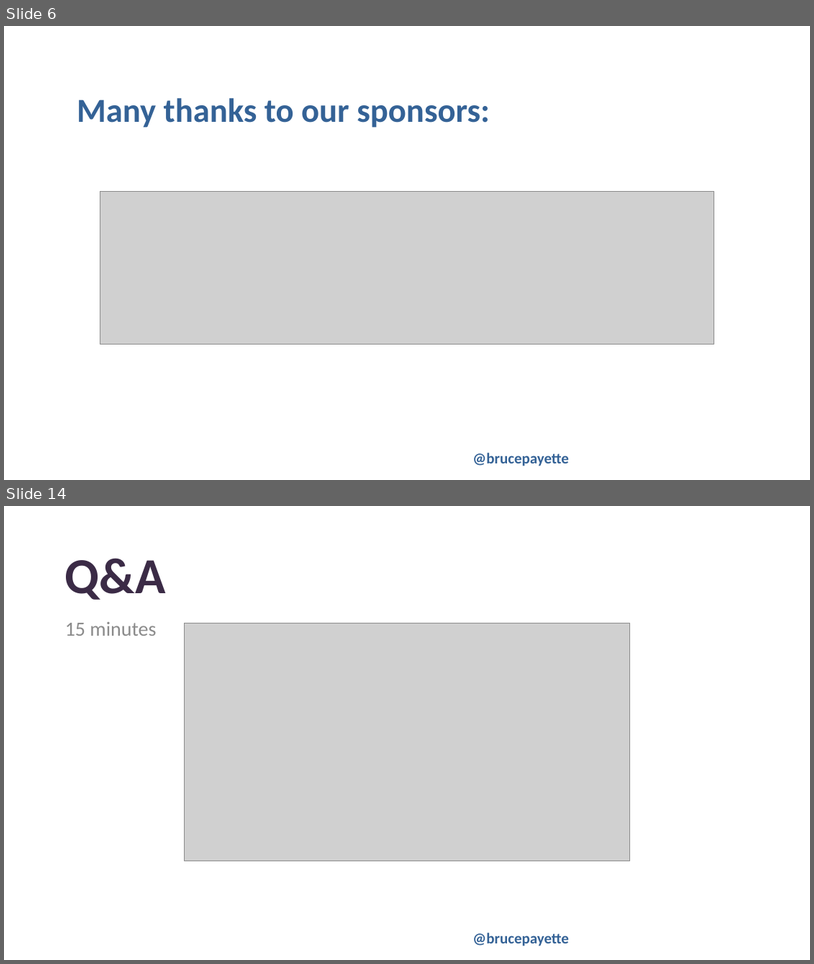
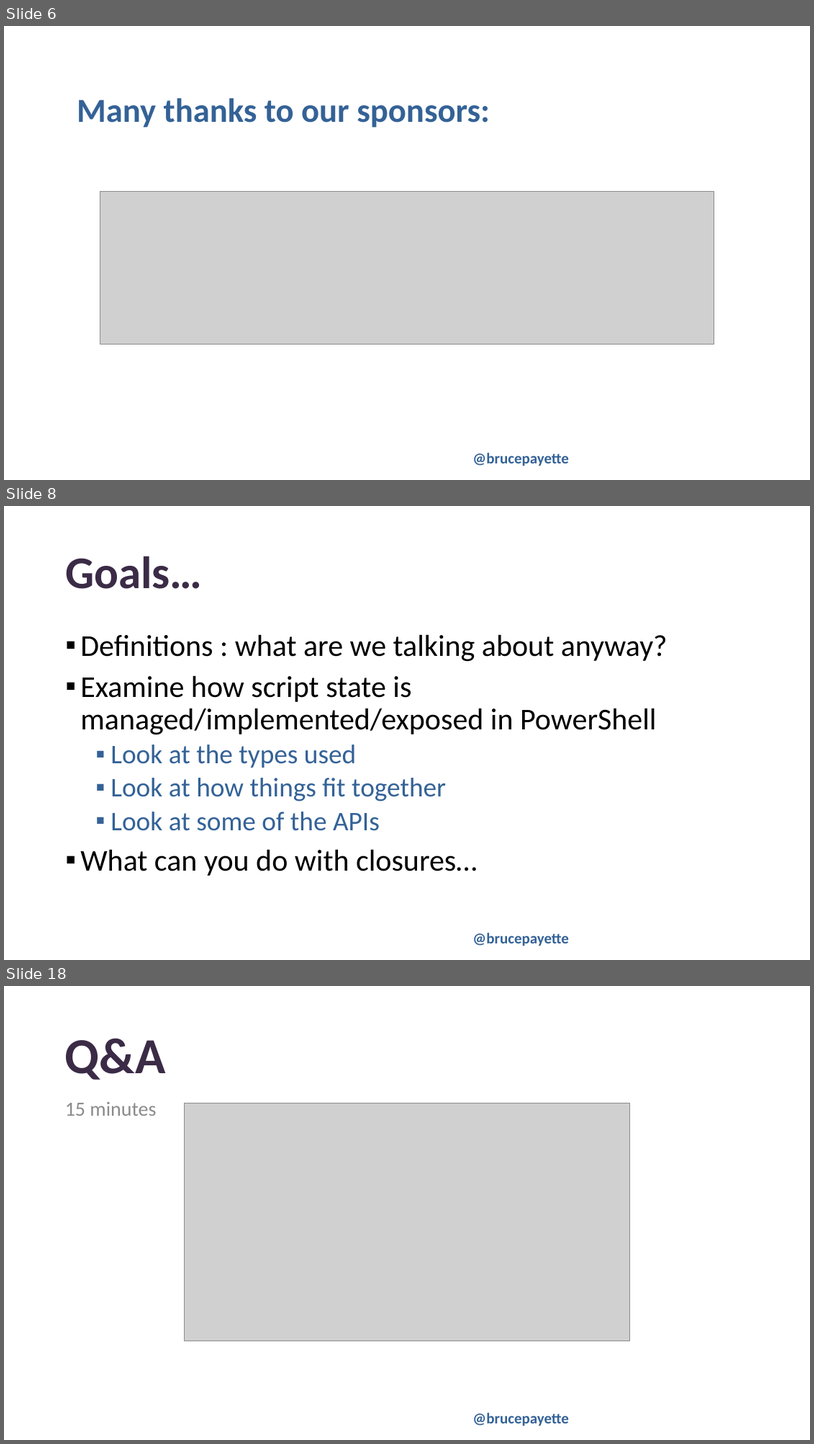
Before and after one commit to BrucePay/PSConfEU2024, a slide deck: payette_2024_closures.pptx. Shown one above the other, each under a label of ours: slides 6 and 14 before the commit, slides 6, 8 and 18 after it; the slides between them are not shown. The pictures are 814x964 and 814x1444 pixels, drawn with LibreOffice and Linux fonts; fonts in the diff are those of the drawing; grey boxes stand for pictures; background and template pictures are left out. Boxes give left, top, right and bottom in pixels: in the first picture for what was removed or moved away, otherwise in the second. Text is boxed around its words. In the diff, an @@ line names an element or a change of style, - is before the commit and + after.

```diff
--- a/payette_2024_closures.pptx
+++ b/payette_2024_closures.pptx
@@ slide 8 added at box(4, 506, 810, 960), background picture (left out); not listed: 1 template element that a slide beside it also shows @@
@@ title added at box(65, 556, 202, 589), 54 pt, text #3B2B46, bold @@
+Goals…
@@ text added at box(80, 635, 668, 875), 36 pt, text #000000 @@
+▪ Definitions : what are we talking about anyway?
+▪ Examine how script state is managed/implemented/exposed in PowerShell
+  ▪ Look at the types used
+  ▪ Look at how things fit together
+  ▪ Look at some of the APIs
+▪ What can you do with closures…
@@ what was slide 14 is now slide 18 @@
```
Also in this commit, not shown: 6 slides changed, 4 other slides added, 1 slide removed, 1 other file.
